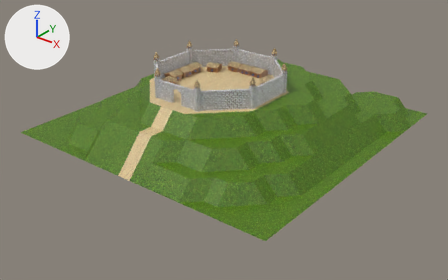
The COLLADA model res/world/castle/castle.dae as it was, and as the next commit left it.
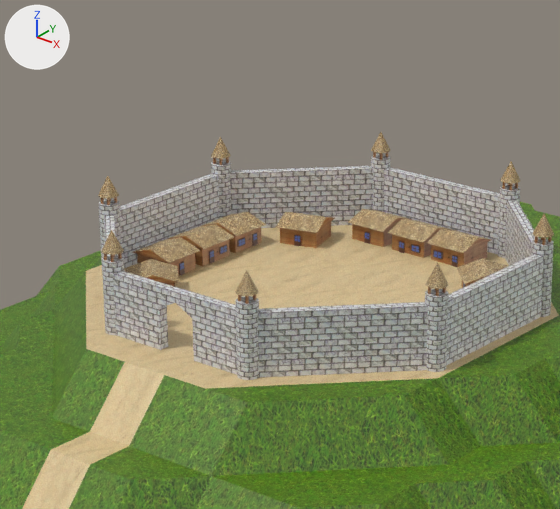
Each version appears first whole from a 50 mm camera at (241.1, -308.8, 160.1) aimed at (6.2, -15.1, -22.0), and next in a close-up on the part from 28% to 65% of the width and 0% to 53% of the height. Arrows for +X, +Y and +Z are at upper left; the lights stay in place. Where no turn or scale is listed for an object, it has been applied to the vertices.

The older version as bpy lines, for what is in view:
```python
me_cube = bpy.data.meshes.new('Cube')
me_cube.from_pydata(...)  # a box spanning x -16.0..16.0, y -1.0..1.0, z -6.0..6.0
me_cube.materials.append(mat_bricks)  # picture img_bricks_multy_png
me_cylinder_004 = bpy.data.meshes.new('Cylinder.004')
me_cylinder_004.from_pydata(...)  # 129 vertices, 204 faces; spans x -2.0..2.0, y -2.0..2.0, z -2.0..17.6
# faces by material slot: [48, 62, 94]
me_cylinder_004.materials.append(mat_wood)  # picture img_wood_png
me_cylinder_004.materials.append(mat_straw)  # picture img_straw_png
me_cylinder_004.materials.append(mat_bricks)  # picture img_bricks_multy_png
me_cylinder_009 = bpy.data.meshes.new('Cylinder.009')
me_cylinder_009.from_pydata(...)  # 129 vertices, 204 faces; spans x -2.0..2.0, y -2.0..2.0, z -2.0..17.6
# faces by material slot: [48, 62, 94]
me_cylinder_009.materials.append(mat_wood)  # picture img_wood_png
me_cylinder_009.materials.append(mat_straw)  # picture img_straw_png
me_cylinder_009.materials.append(mat_bricks)  # picture img_bricks_multy_png
ob_cube_001 = bpy.data.objects.new('Cube.001', me_cube)
ob_cube_001.location = (0.4, 26.0, 21.0)
ob_cylinder_002 = bpy.data.objects.new('Cylinder.002', me_cylinder_004)
ob_cylinder_002.location = (16.7, 26.0, 17.0)
ob_cylinder_007 = bpy.data.objects.new('Cylinder.007', me_cylinder_009)
ob_cylinder_007.location = (-38.7, -30.1, 17.0)
# also in view: 'Cylinder.004' at (39.6, -29.7, 24.8); 'Cube.014' at (10.4, 18.1, 17.5); 'Cube.009' at (-30.6, -3.2, 17.8); 'Cube.018' at (-20.8, 7.9, 17.5); 'Cube.015' at (-30.6, -23.2, 17.8)
```
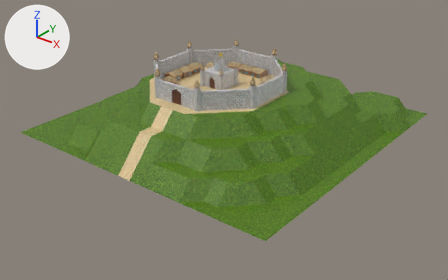
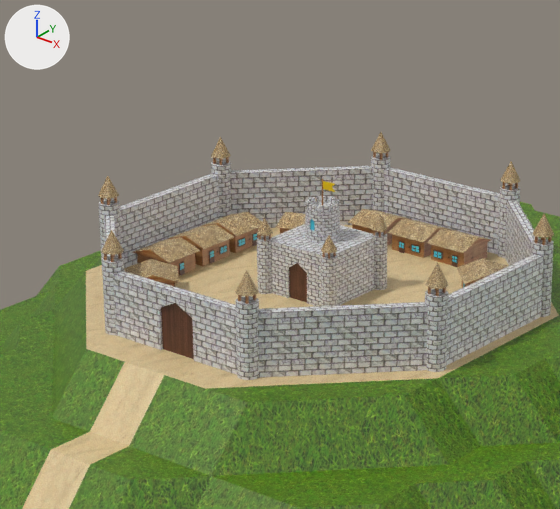
Changed parts and their boxes [x1, y1, x2, y2] in the close-ups (560 x 509 px):
'Cube', added: after [271, 179, 375, 306]
    faces in mat_bricks (picture img_bricks_multy_png): [271, 196, 375, 306]
    faces in mat_dark_wood (picture img_dark_wood_png): [289, 263, 307, 302]
'Cube.021', added (brown): after [161, 303, 194, 359]
'Cylinder.012', added: after [321, 235, 337, 306]
    faces in mat_bricks (picture img_bricks_multy_png): [321, 254, 337, 306]
    faces in mat_straw (picture img_straw_png): [321, 235, 337, 253]
'Cylinder.009', added: after [257, 217, 273, 294]
    faces in mat_bricks (picture img_bricks_multy_png): [257, 236, 273, 294]
    faces in mat_straw (picture img_straw_png): [257, 217, 273, 235]
'Cylinder.011', added: after [371, 214, 388, 290]
    faces in mat_bricks (picture img_bricks_multy_png): [371, 232, 387, 290]
    faces in mat_straw (picture img_straw_png): [371, 214, 388, 231]
'Cube.018', unchanged, covered by the edit: before [276, 212, 335, 248]; after [276, 212, 305, 234]

The change, as a diff of the scene's bpy script:
```diff
--- a/res/world/castle/castle.dae.py
+++ b/res/world/castle/castle.dae.py
@@ mat_flag @@
+mat_flag = principled_material('Flag')
+mat_flag.base_color = (0.8, 0.534, 0.0)  # yellow #e7c100
@@ me_cube_001 @@
+me_cube_001.from_pydata(...)  # 246 vertices, 444 faces; spans x -7.7..7.7, y -7.7..7.7, z -0.1..22.2
+# faces by material slot: [289, 3, 8, 124, 20]
+me_cube_001.materials.append(mat_bricks)  # picture img_bricks_multy_png
+me_cube_001.materials.append(mat_dark_wood)  # picture img_dark_wood_png
+me_cube_001.materials.append(mat_glass)  # blue #4e67b2
+me_cube_001.materials.append(mat_wood)  # picture img_wood_png
+me_cube_001.materials.append(mat_flag)  # yellow #e7c100
@@ me_cylinder_002 @@
+me_cylinder_002.from_pydata(...)  # 129 vertices, 204 faces; spans x -1.5..1.6, y -1.5..1.5, z -1.5..13.5
+# faces by material slot: [48, 62, 94]
+me_cylinder_002.materials.append(mat_wood)  # picture img_wood_png
+me_cylinder_002.materials.append(mat_straw)  # picture img_straw_png
+me_cylinder_002.materials.append(mat_bricks)  # picture img_bricks_multy_png
@@ me_cube_010 @@
+me_cube_010.from_pydata(...)  # a box spanning x -4.83..4.83, y -0.38..0.38, z -5.38..5.38
+me_cube_010.materials.append(mat_dark_wood)  # picture img_dark_wood_png
@@ ob_cube @@
+ob_cube = bpy.data.objects.new('Cube', me_cube_001)
+ob_cube.location = (0.0, -12.1, 14.9)
@@ ob_cylinder_009 @@
+ob_cylinder_009 = bpy.data.objects.new('Cylinder.009', me_cylinder_002)
+ob_cylinder_009.location = (-7.9, -19.8, 16.4)
@@ ob_cylinder_011 @@
+ob_cylinder_011 = bpy.data.objects.new('Cylinder.011', me_cylinder_002.copy())
+ob_cylinder_011.location = (7.6, -4.5, 16.4)
@@ ob_cylinder_012 @@
+ob_cylinder_012 = bpy.data.objects.new('Cylinder.012', me_cylinder_002.copy())
+ob_cylinder_012.location = (7.7, -19.9, 16.4)
@@ ob_cube_021 @@
+ob_cube_021 = bpy.data.objects.new('Cube.021', me_cube_010)
+ob_cube_021.location = (0.4, -53.0, 19.9)
```
